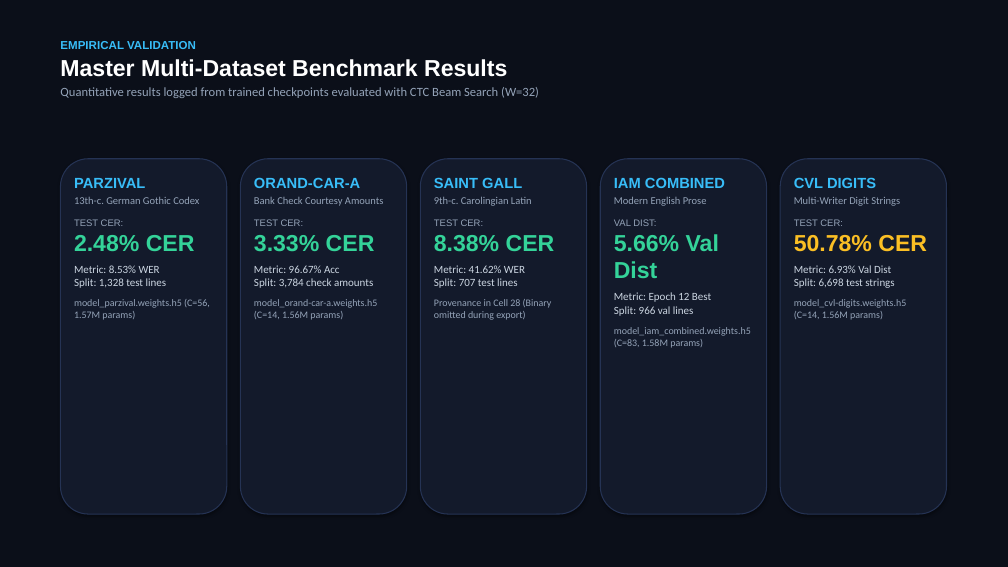
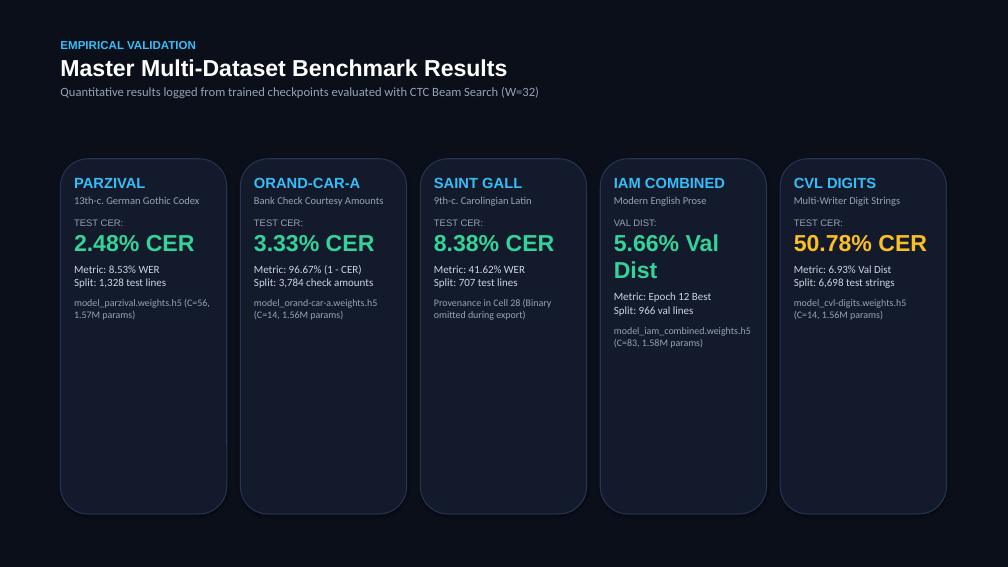
Before and after one commit to Balaji268268/HandwrittenTextRecognition, a slide deck: slide 7 of Handwritten_Text_Recognition_MNC_Keynote.pptx. Drawn at 1008x567 pixels with LibreOffice and Linux fonts; fonts in the diff are those of the drawing. Boxes give left, top, right and bottom in pixels: in the first picture for what was removed or moved away, otherwise in the second. Text is boxed around its words. In the diff, an @@ line names an element or a change of style, - is before the commit and + after.

```diff
--- a/Handwritten_Text_Recognition_MNC_Keynote.pptx
+++ b/Handwritten_Text_Recognition_MNC_Keynote.pptx
@@ text at box(254, 265, 373, 288): text changed @@
-Metric: 96.67% Acc
-Split: 3,784 check amounts
+Metric: 96.67% (1 - CER)
+Split: 3,784 check amounts
```
Also in this commit, not shown: 2 other slides changed, 7 other files.
